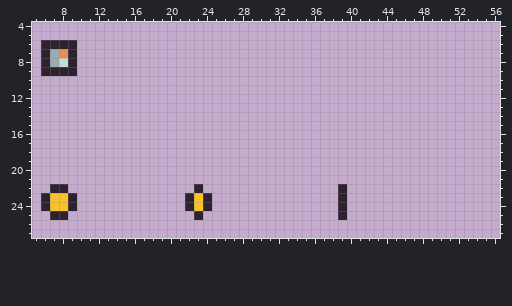
Pixel-art file, stored at Projects/TastyRoad/Assets/Sprites/Items.aseprite. That is the earlier state.
64x32 pixels, 1 frame. Shown: x 5..56, y 4..27.
And afterwards:
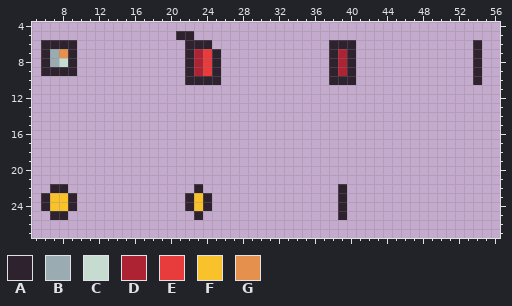
Palette (. is transparent): A #2e222f  B #9babb2  C #c7dcd0  D #ae2334  E #e83b3b  F #f9c22b  G #e6904e
What changed:
y 5: x 21..22 .. -> AA
y 6: x 22..24 ... -> AAA; x 38..40 ... -> AAA; x 54 . -> A
y 7..9: x 22..25 .... -> ADEA; x 38..40 ... -> ADA; x 54 . -> A
y 10: x 22..25 .... -> AAAA; x 38..40 ... -> AAA; x 54 . -> A
Boxes around the changes in both pictures, in picture pixels (x1, y1, x2, y2):
added: (176, 31, 221, 85)
added: (329, 40, 356, 85)
added: (473, 40, 482, 85)
